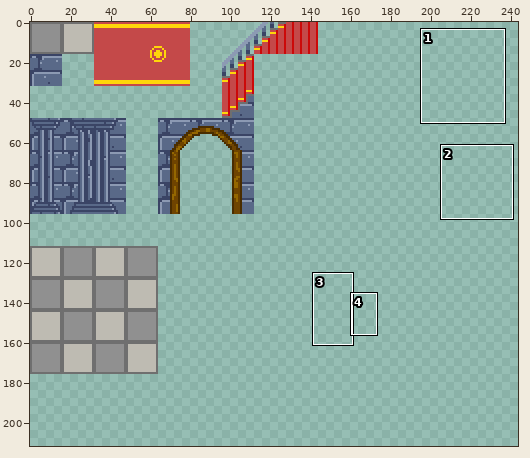
Two states of a sprite sheet, Asset/Tiles/Mansion.png. Above, an overview of the earlier version with the close-up marked.
Close-up. Before the commit:
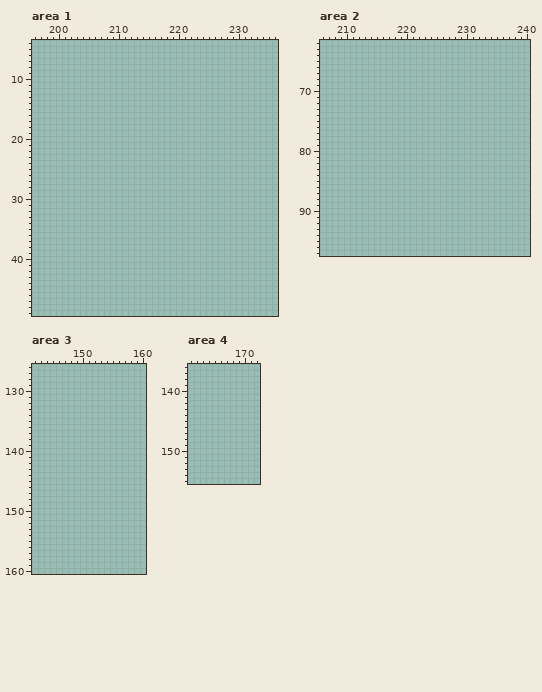
The file is 320x320 pixels. Shown: area 1: x 196..236, y 4..49; area 2: x 206..240, y 62..97; area 3: x 142..160, y 126..160; area 4: x 161..172, y 136..155. The wide view leaves out empty margins. The commit also changed other parts of the picture, which this record leaves out.
The same view after the edit:
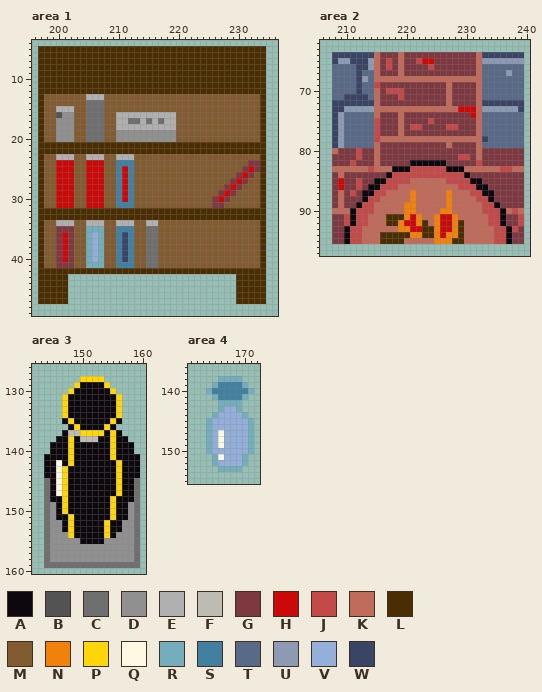
Palette (. is transparent): A #0d080d  B #535353  C #6f6f6f  D #909090  E #b0b0b0  F #bebbb2  G #7d3840  H #cc0909  J #c44949  K #c16c5b  L #4a2d00  M #825b31  N #f0820b  P #ffd60a  Q #fff9e4  R #74adbb  S #4180a0  T #596988  U #8c9ab3  V #94b0da  W #3a4465
What changed:
Changed rows in their new state; - is an unchanged pixel.
Area 1:
first column x 197:
 5 LLLLLLLLLLLLLLLLLLLLLLLLLLLLLLLLLLLLLL
 6 LLLLLLLLLLLLLLLLLLLLLLLLLLLLLLLLLLLLLL
 7 LLLLLLLLLLLLLLLLLLLLLLLLLLLLLLLLLLLLLL
 8 LLLLLLLLLLLLLLLLLLLLLLLLLLLLLLLLLLLLLL
 9 LLLLLLLLLLLLLLLLLLLLLLLLLLLLLLLLLLLLLL
10 LLLLLLLLLLLLLLLLLLLLLLLLLLLLLLLLLLLLLL
11 LLLLLLLLLLLLLLLLLLLLLLLLLLLLLLLLLLLLLL
12 LLLLLLLLLLLLLLLLLLLLLLLLLLLLLLLLLLLLLL
13 LMMMMMMMEEEMMMMMMMMMMMMMMMMMMMMMMMMMML
14 LMMMMMMMCCCMMMMMMMMMMMMMMMMMMMMMMMMMML
15 LMMEEEMMCCCMMMMMMMMMMMMMMMMMMMMMMMMMML
16 LMMBDDMMCCCMMEEEEEEEEEEMMMMMMMMMMMMMML
17 LMMDDDMMCCCMMEECCECECEEMMMMMMMMMMMMMML
18 LMMDDDMMCCCMMEEEEEEEEEEMMMMMMMMMMMMMML
19 LMMDDDMMCCCMMDDDDDDDDDDMMMMMMMMMMMMMML
20 LMMDDDMMCCCMMDDDDDDDDDDMMMMMMMMMMMMMML
21 LLLLLLLLLLLLLLLLLLLLLLLLLLLLLLLLLLLLLL
22 LLLLLLLLLLLLLLLLLLLLLLLLLLLLLLLLLLLLLL
23 LMMEEEMMEEEMMEEEMMMMMMMMMMMMMMMMMMMMML
24 LMMHHHMMHHHMMSSSMMMMMMMMMMMMMMMMMMMGGL
25 LMMHHHMMHHHMMSHSMMMMMMMMMMMMMMMMMMGHGL
26 LMMHHHMMHHHMMSHSMMMMMMMMMMMMMMMMMGHGML
27 LMMHHHMMHHHMMSHSMMMMMMMMMMMMMMMMGHGMML
28 LMMHHHMMHHHMMSHSMMMMMMMMMMMMMMMGHGMMML
29 LMMHHHMMHHHMMSHSMMMMMMMMMMMMMMGHGMMMML
30 LMMHHHMMHHHMMSHSMMMMMMMMMMMMMGHGMMMMML
31 LMMHHHMMHHHMMSSSMMMMMMMMMMMMMGGMMMMMML
32 LLLLLLLLLLLLLLLLLLLLLLLLLLLLLLLLLLLLLL
33 LLLLLLLLLLLLLLLLLLLLLLLLLLLLLLLLLLLLLL
34 LMMEEEMMEEEMMEEEMMEEMMMMMMMMMMMMMMMMML
35 LMMGGGMMRRRMMSSSMMCCMMMMMMMMMMMMMMMMML
36 LMMGHGMMRVRMMSWSMMCCMMMMMMMMMMMMMMMMML
37 LMMGHGMMRVRMMSWSMMCCMMMMMMMMMMMMMMMMML
38 LMMGHGMMRVRMMSWSMMCCMMMMMMMMMMMMMMMMML
39 LMMGHGMMRVRMMSWSMMCCMMMMMMMMMMMMMMMMML
40 LMMGHGMMRVRMMSWSMMCCMMMMMMMMMMMMMMMMML
41 LMMGGGMMRRRMMSSSMMCCMMMMMMMMMMMMMMMMML
42 LLLLLLLLLLLLLLLLLLLLLLLLLLLLLLLLLLLLLL
43 LLLLL----------------------------LLLLL
44 LLLLL----------------------------LLLLL
45 LLLLL----------------------------LLLLL
46 LLLLL----------------------------LLLLL
47 LLLLL----------------------------LLLLL
Area 2:
first column x 208:
64 WWWWWWWKGGGKGGGGGGGGGGGGKWWWWWWW
65 WUUWWWUKGJGKGGJHHGGGGGGGKUUUUUUU
66 TTTTWWUKGJGKGGGGJGGGGGGGKTTTTTTT
67 TTTTWTTKGGGKGGGGGGGGGGGGKTTTTUTT
68 TTTTWUTKKKKKKKKKKKKKKKKKKTTTTTTT
69 TTTTWTTJGGGGGGGGGGGKGGGGKTTTTTTT
70 TTTTWTTKGJJJGGGGGGGKGGGGKTTTTTTT
71 TTWWWWTKGGGJGGGGGGGKGGGGKTTTTTTT
72 WWWWWWWKGGGGGGGGGGGKGGGGKWWWWWWW
73 WWUUUUUKKKKKKKKKKKKKKHHHKUUUUUUW
74 WUTTTTTKGGGKGGGGGGGGGGGHKTTTTTTT
75 WUTTTTTJGGGKGGGGJGGGGGGGKTTTTTTT
76 WUTTTTTJGGGKGJJGGGGJJGGGKTTTTTTT
77 WUTTTTTJGGGKGGGGGGGGGGGGKTTTTTTT
78 WUTTTTTJKKKKKKKKKKKKKKKKKWTTTTTT
79 WUTTTTTKGGGGGGGGGGGKGGGGKTTTTTTT
80 KGGGJGGKGGGGGGGGGGGGGGGGKGGGGGGG
81 GGGGJGGKGGGGGGGGGGGGGJJGKGGGGGGG
82 GGGJGGGKGGGGGAAAAAAGGGGGJGGGGGGG
83 KKKKKKJKKKAAAJJJJJJAAAKKKKKKJJKK
84 GKGGGGGGGAJJJJJJJJJJJJAGGGGGGGGG
85 GHGGJGGAAJJJJKKKKKKJJJJAAGGGGGGG
86 GHGGJGAAJJJKKKKKKKKKKJJJAAGGGGGG
87 GKGJGAAJJKKKKNKKKKKNKKKJJAAGGGGG
88 GKGGGAJJKKKKKNKKKKKNKKKKJJAGGGGG
89 GKGGAJJKKKKKNNKKKKKNKKKKKJJAGGGG
90 KKKAJJJKKKKKNNKKKKNNKKKKKJJJAKJK
91 GGJAJJKKKLLLNHNKKNHHNKKKKKJJAGGJ
92 GGJAJJKKKLLNHHNLKNHHNLKKKKJJAGGJ
93 GGAJJKKKKKKNNHHLLNHHNLKKKKKJJAJG
94 GGAJJKKKLLLLLNNLLNHNNLKKKKKJJAGG
95 GGAJJKKKLLLLKKKKKNNNLLKKKKKJJAGG
Area 3:
first column x 144:
128 ------PPPP------
129 -----PAAAAP-----
130 ----PAAAAAAP----
131 ---PAAAAAAAAP---
132 ---PAAAAAAAAP---
133 ---PAAAAAAAAP---
134 ---PAAAAAAAAP---
135 ---APAAAAAAPA---
136 ----APAAAAPA----
137 ---AFFPPPPAPA---
138 --AAPAFFFAAPAA--
139 -AAAPAAAAAAPAAA-
140 -AAAPAAAAAAPAAA-
141 AAAAPAAAAAAPAAAA
142 AAQAPAAAAAAAPAAA
143 AAQPAAAAAAAAPAAA
144 AAQPAAAAAAAAPAAA
145 CAQPAAAAAAAAPAAC
146 CAQPAAAAAAAAPAAC
147 CAQPAAAAAAAAPAAC
148 CAAPAAAAAAAPAAAC
149 CDAPAAAAAAAPAADC
150 CDAPAAAAAAAPAADC
151 CDAAPAAAAAAPAADC
152 CDDAPAAAAAPAADDC
153 CDDAPAAAAAPAADDC
154 CDDDPAAAAAPADDDC
155 CDDDDDAAAADDDDDC
156 CDDDDDDDDDDDDDDC
157 CDDDDDDDDDDDDDDC
158 CDDDDDDDDDDDDDDC
159 CCCCCCCCCCCCCCCC
Area 4:
first column x 164:
138 --RRRR--
139 -RSSSSR-
140 RSSSSSSR
141 -RSSSSR-
142 --RRRR--
143 --RVVR--
144 -RVVVVR-
145 RVVVVVVR
146 RVVVVVVR
147 RVQVVVVR
148 RVQVVVVR
149 RVQVVVVR
150 RVVVVVVR
151 -RQVVVR-
152 -RVVVVR-
153 --RRRR--
Boxes around the changes in both close-ups, in picture pixels (x1, y1, x2, y2):
added: (38, 46, 266, 304)
added: (332, 52, 524, 244)
added: (44, 376, 140, 568)
added: (206, 376, 254, 472)
